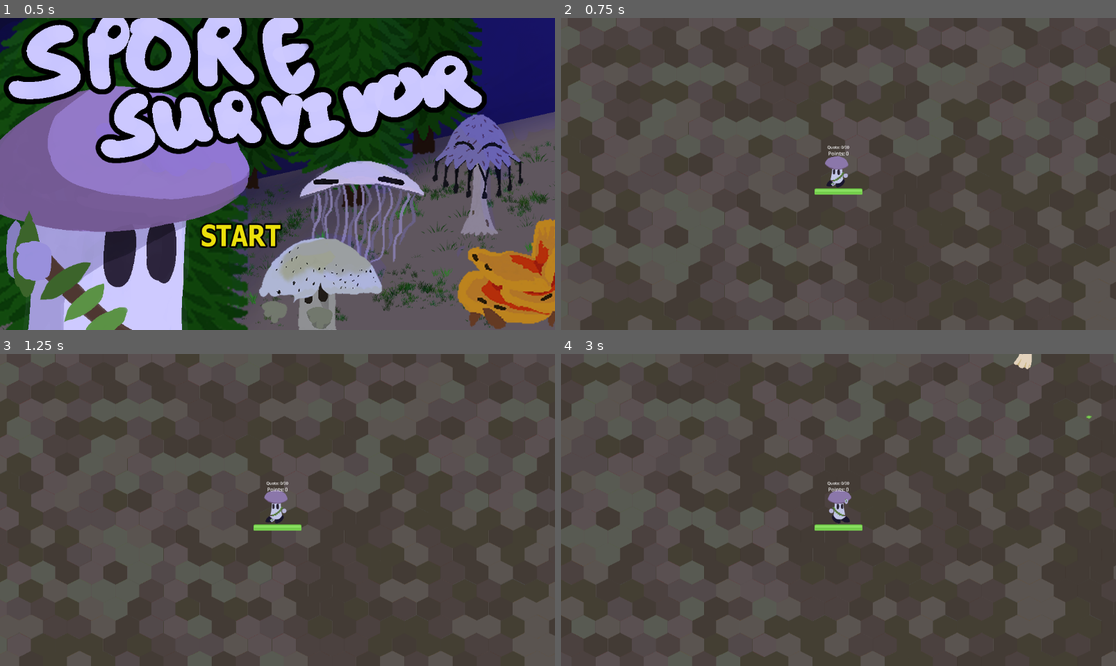
Above: before the commit, frames 1-4 (two rows, left to right).
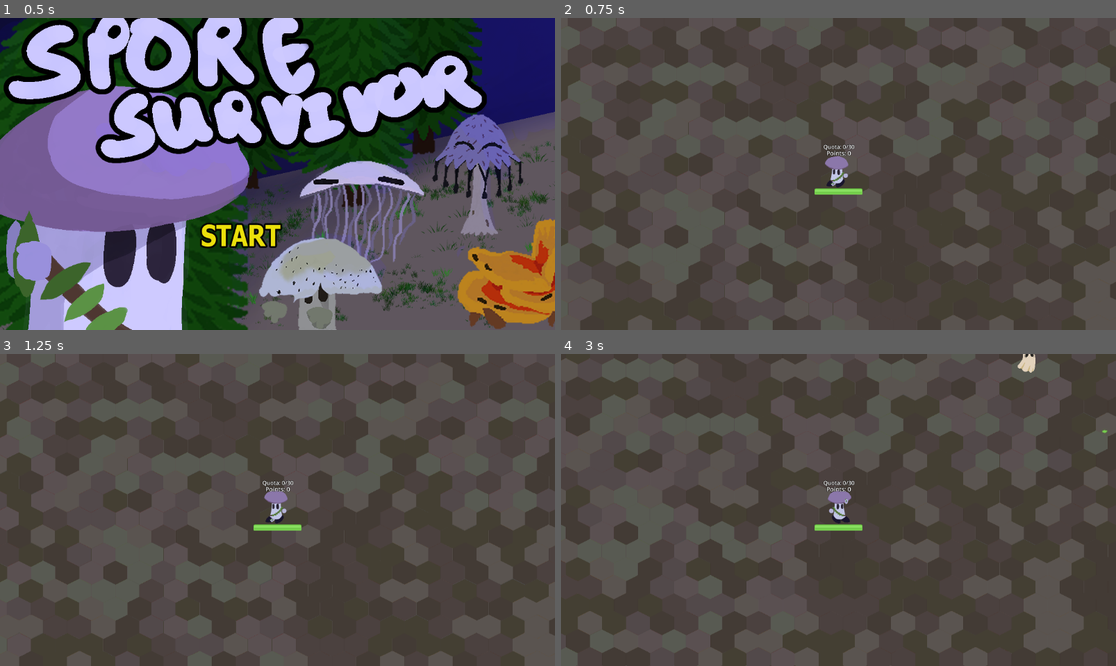
Above: after the commit, the same moments.

Repository: VideoJams/PixelGameJam2025
Game: Godot game, scene res://Scenes/title_screen.tscn
Two runs of this game, one before a commit and one after it. Both use one fixed random seed, a clock stepped at 60 frames per second and the inputs below.
Inputs (mouse positions are in pixels of both pictures, inside the frame that each line leads up to):
- Up to frame 1 (0.5 s): no input
- Up to frame 2 (0.75 s): click (799, 236) at 0.5 s
- Up to frame 3 (1.25 s): no input
- Up to frame 4 (3 s): move the mouse to (960, 494) at 1.27 s; hold D (right) 1.28-2.03 s; click (960, 494) at 1.42 s; move the mouse to (727, 525) at 2.02 s; hold S (down) 2.03-2.78 s; move the mouse to (894, 441) at 2.77 s; hold D (right) from 2.78 s (still down)

Frame 1 is identical in both runs. In frame 2, 0.1% of the frame differs, in the area x 47-53%, y 40-45%; in frame 3, 0.1%; in frame 4, 28%, in the area x 0-100%, y 0-100%.

Commit message:
Add world boundary, bugfixes and balance chages

Diff:
--- a/Scenes/mushie.tscn
+++ b/Scenes/mushie.tscn
@@ -138,14 +138,15 @@
 [node name="Mushie" type="CharacterBody2D"]
 collision_mask = 26
 script = ExtResource("1_448ka")
-moveSpeed = 300.0
-health = 70.0
-damage = 10.0
+moveSpeed = 220.0
+max_health = 50.0
+health = 50.0
+damage = 8.0
 
 [node name="AnimatedSprite2D" type="AnimatedSprite2D" parent="."]
 position = Vector2(-1, 0)
 sprite_frames = SubResource("SpriteFrames_5qxbh")
-animation = &"death"
+animation = &"idle"
 autoplay = "idle"
 
 [node name="CollisionShape2D" type="CollisionShape2D" parent="."]
@@ -182,21 +183,26 @@
 
 [node name="Points" type="Label" parent="Control"]
 layout_mode = 0
-offset_left = -45.0
-offset_top = -100.0
-offset_right = 45.0
-offset_bottom = -70.0
-theme_override_font_sizes/font_size = 21
+offset_left = -50.0
+offset_top = -104.0
+offset_right = 54.0
+offset_bottom = -69.0
+theme_override_colors/font_outline_color = Color(0, 0, 0, 1)
+theme_override_constants/outline_size = 5
+theme_override_font_sizes/font_size = 25
 text = "Points: 0"
 horizontal_alignment = 1
 vertical_alignment = 1
 
 [node name="Quota" type="Label" parent="Control"]
 layout_mode = 0
-offset_left = -77.0
-offset_top = -123.0
-offset_right = 76.0
-offset_bottom = -100.0
+offset_left = -75.0
+offset_top = -129.0
+offset_right = 78.0
+offset_bottom = -98.0
+theme_override_colors/font_outline_color = Color(0, 0, 0, 1)
+theme_override_constants/outline_size = 5
+theme_override_font_sizes/font_size = 23
 text = "Quota: 0/30"
 horizontal_alignment = 1
 vertical_alignment = 1
--- a/Scripts/mushie.gd
+++ b/Scripts/mushie.gd
@@ -1,7 +1,6 @@
 extends CharacterBody2D
 
 @onready var pellet_scene: PackedScene = preload("res://Scenes/projectile_generic.tscn")
-@onready var points_UI = $Control/Points
 @onready var audio_player = $AudioStreamPlayer2D
 
 var points = 0
@@ -12,10 +11,10 @@
 var quota = 30
 var quotas_met = 0
 
-@export var moveSpeed = 200.0
-@export var max_health = 50.0
-@export var health = 50.0
-@export var damage = 8.0
+@export var moveSpeed: float
+@export var max_health: float
+@export var health: float
+@export var damage: float
 
 var sound_shoot = preload("res://Assets/Sounds/player_shoot.ogg")
 var sound_hurt = preload("res://Assets/Sounds/player_hurt.ogg")
@@ -27,7 +26,6 @@
 signal quota_reached
 signal resume
 signal mushie_dead
-signal menu
 
 var upgrade_levels := {}
 const UPGRADE_OPTIONS = [
@@ -51,13 +49,13 @@
 	},
 	{
 		"name": "Increase Fire Rate",
-		"description": "-20% cooldown each shot.",
+		"description": "-20% cooldown time between attacks.",
 		"cost": 4,
 		"action": "upgrade_attack_speed"
 	},
 	{
 		"name": "Fire more pellets",
-		"description": "Fire +1 of seeds each shot.",
+		"description": "Fire an additional seed with each attack.",
 		"cost": 6,
 		"action": "upgrade_attack_count"
 	},
@@ -80,6 +78,9 @@
 		"action": "upgrade_projectile_damage"
 	},
 ]
+
+var world_width = 39*100
+var world_height = 40*75
 
 func _ready() -> void:
 	# hi zach :3
@@ -87,10 +88,19 @@
 	for upgrade in UPGRADE_OPTIONS:
 		upgrade_levels[upgrade.action] = 0
 
+	#Set camera limits
+	$Camera2D.limit_left = -world_width
+	$Camera2D.limit_right = world_width
+	$Camera2D.limit_top = -world_height
+	$Camera2D.limit_bottom = world_height
+
 func _physics_process(delta: float) -> void:
 	_handle_input(delta)
 	_handle_animation()
 	move_and_slide()
+	# Clamp global_position to stay within the world bounds
+	global_position.x = clamp(global_position.x, -world_width, world_width)
+	global_position.y = clamp(global_position.y, -world_height, world_height)
 
 	if can_take_damage:
 		for i in range(get_slide_collision_count()):
@@ -162,7 +172,7 @@
 	quotas_met += 1
 	oneoff_sound(sound_quota)
 	display_growth = 0
-	quota = int(round(quota * 1.5))
+	quota = int(round(quota * 1.4))
 	add_points(5)
 	show_upgrade_menu()
 
@@ -198,7 +208,7 @@
 
 		var level = upgrade_levels.get(upgrade.action, 0)
 		var dynamic_cost = int(round(upgrade.cost * pow(2, level)))
-		slot["cost_label"].text = str(dynamic_cost) #TODO increase this number with each round
+		slot["cost_label"].text = str(dynamic_cost) #TODO increase this numbwwwwer with each round
 		slot["text_label"].text = upgrade.description
 		slot["button"].button_pressed = false
 		slot["button"].set_meta("upgrade_data", upgrade)
@@ -240,7 +250,6 @@
 	set_physics_process(false)
 	emit_signal("mushie_dead")
 	$AnimatedSprite2D.play("death")
-	#TODO: add empty space to the bottom of the death sprites so mushie is in the center
 	$Control/Points.visible = false
 	$Control/Quota.visible = false
 
@@ -255,6 +264,8 @@
 func _on_animated_sprite_2d_animation_finished() -> void:
 	if $AnimatedSprite2D.animation == "death":
 		$Control/GameOver.visible = true
+		$Camera2D.enabled = true
+		$Camera2D.zoom = Vector2(0.4, 0.4)
 
 func _on_submit_pressed() -> void:
 	var buttons = [
@@ -280,6 +291,7 @@
 		points -= upgrade.cost
 		call(upgrade.data.action)
 		upgrade_levels[upgrade.data.action] += 1
+	$Control/Points.text = "Points: %d" % points
 
 	#resume game
 	set_physics_process(true)
@@ -289,6 +301,7 @@
 func upgrade_max_hp() -> void:
 	max_health += 30
 	$Control/HealthBar.max_value = max_health
+	$Control/HealthBar.value = health
 
 # Split shot
 @export var projectile_count = 1
@@ -304,13 +317,16 @@
 			split_shot_angle = 5
 
 func upgrade_attack_speed() -> void:
-	$AttackTimer.wait_time *= 0.8
+	$AttackTimer.wait_time = max(0.1, $AttackTimer.wait_time * 0.8)
 
 func restore_half_hp() -> void:
-	health = max(max_health, health + max_health/2)
+	health = min(max_health, health + max_health/2)
+	$Control/HealthBar.value = health
 
 func restore_full_hp() -> void:
 	health = max_health
+	$Control/HealthBar.max_value = max_health
+	$Control/HealthBar.value = health
 
 func upgrade_move_speed() -> void:
 	moveSpeed += 45
--- a/Scripts/world.gd
+++ b/Scripts/world.gd
@@ -39,7 +39,6 @@
 	mushie.quota_reached.connect(quota_reached)
 	mushie.resume.connect(unfreeze_enemies)
 	mushie.mushie_dead.connect(freeze_enemies)
-	mushie.menu.connect(end_game)
 
 func quota_reached():
 	freeze_enemies()
--- a/scenes/aganyasper.tscn
+++ b/scenes/aganyasper.tscn
@@ -1,6 +1,6 @@
 [gd_scene load_steps=16 format=3 uid="uid://cn1hsn07kl51v"]
 
-[ext_resource type="PackedScene" uid="uid://er64geh448yl" path="res://scenes/enemy.tscn" id="1_1rcjb"]
+[ext_resource type="PackedScene" uid="uid://er64geh448yl" path="res://Scenes/enemy.tscn" id="1_1rcjb"]
 [ext_resource type="AudioStream" uid="uid://wryc23mol1xt" path="res://Assets/Sounds/enemy_hit.ogg" id="2_x7gja"]
 [ext_resource type="AudioStream" uid="uid://bven5mxbwinmh" path="res://Assets/Sounds/enemy_die.ogg" id="3_sdqud"]
 [ext_resource type="Texture2D" uid="uid://dsupio2ryl68y" path="res://Assets/Enemies/Aganya/AganyaDamaged.png" id="4_bqhnn"]
@@ -66,7 +66,7 @@
 radius = 98.7168
 
 [node name="Aganyasper" instance=ExtResource("1_1rcjb")]
-hit_points = 80.0
+hit_points = 150.0
 move_speed = 100.0
 growth_on_death = 2
 sound_hurt = ExtResource("2_x7gja")
@@ -79,3 +79,9 @@
 
 [node name="CollisionShape2D" parent="." index="1"]
 shape = SubResource("CircleShape2D_tj2me")
+
+[node name="HealthBar" parent="Control" index="0"]
+offset_left = -101.0
+offset_top = 83.0
+offset_right = 99.0
+offset_bottom = 109.0
--- a/scenes/clumper_big.tscn
+++ b/scenes/clumper_big.tscn
@@ -1,6 +1,6 @@
 [gd_scene load_steps=13 format=3 uid="uid://bxaw6fk5bqyor"]
 
-[ext_resource type="PackedScene" uid="uid://er64geh448yl" path="res://scenes/enemy.tscn" id="1_an5oa"]
+[ext_resource type="PackedScene" uid="uid://er64geh448yl" path="res://Scenes/enemy.tscn" id="1_an5oa"]
 [ext_resource type="Texture2D" uid="uid://dgoeixcqelw5a" path="res://Assets/Enemies/Clumper/BiggerClumperDeath1.png" id="2_k3lt4"]
 [ext_resource type="Script" uid="uid://ehambjihsknr" path="res://Scripts/clumper_big.gd" id="2_pvqoh"]
 [ext_resource type="Texture2D" uid="uid://bo3uq305rqx4h" path="res://Assets/Enemies/Clumper/BiggerClumperWalk1.png" id="2_vjg4e"]
--- a/scenes/mushie_hrt.tscn
+++ b/scenes/mushie_hrt.tscn
@@ -1,6 +1,6 @@
 [gd_scene load_steps=14 format=3 uid="uid://cch73507qexnn"]
 
-[ext_resource type="PackedScene" uid="uid://er64geh448yl" path="res://scenes/enemy.tscn" id="1_rslk0"]
+[ext_resource type="PackedScene" uid="uid://er64geh448yl" path="res://Scenes/enemy.tscn" id="1_rslk0"]
 [ext_resource type="Texture2D" uid="uid://bq5plkd2jg7yw" path="res://Assets/Enemies/MushieHrt/GirlDEath1.png" id="2_2t5nx"]
 [ext_resource type="AudioStream" uid="uid://wryc23mol1xt" path="res://Assets/Sounds/enemy_hit.ogg" id="2_vthsj"]
 [ext_resource type="AudioStream" uid="uid://bven5mxbwinmh" path="res://Assets/Sounds/enemy_die.ogg" id="3_lwyt1"]
@@ -73,3 +73,9 @@
 
 [node name="CollisionShape2D" parent="." index="1"]
 shape = SubResource("CircleShape2D_rslk0")
+
+[node name="HealthBar" parent="Control" index="0"]
+offset_left = -99.0
+offset_top = 76.0
+offset_right = 101.0
+offset_bottom = 102.0
--- a/scenes/snake.tscn
+++ b/scenes/snake.tscn
@@ -1,6 +1,6 @@
 [gd_scene load_steps=21 format=3 uid="uid://cmb1vbsfk0eqj"]
 
-[ext_resource type="PackedScene" uid="uid://er64geh448yl" path="res://scenes/enemy.tscn" id="1_l4b1q"]
+[ext_resource type="PackedScene" uid="uid://er64geh448yl" path="res://Scenes/enemy.tscn" id="1_l4b1q"]
 [ext_resource type="Texture2D" uid="uid://hs0r0vqgxa25" path="res://Assets/Enemies/Snake/SnakeWalk1.png" id="2_4j5f3"]
 [ext_resource type="Script" uid="uid://cf3m50ya2s7j4" path="res://Scripts/snake.gd" id="2_uotcb"]
 [ext_resource type="Texture2D" uid="uid://bdjrttwvtuy8e" path="res://Assets/Enemies/Snake/SnakeWalk2.png" id="3_1p8c4"]
@@ -108,3 +108,9 @@
 
 [node name="AttackTimer" parent="." index="2"]
 wait_time = 4.0
+
+[node name="HealthBar" parent="Control" index="0"]
+offset_left = -100.0
+offset_top = 76.0
+offset_right = 100.0
+offset_bottom = 102.0
